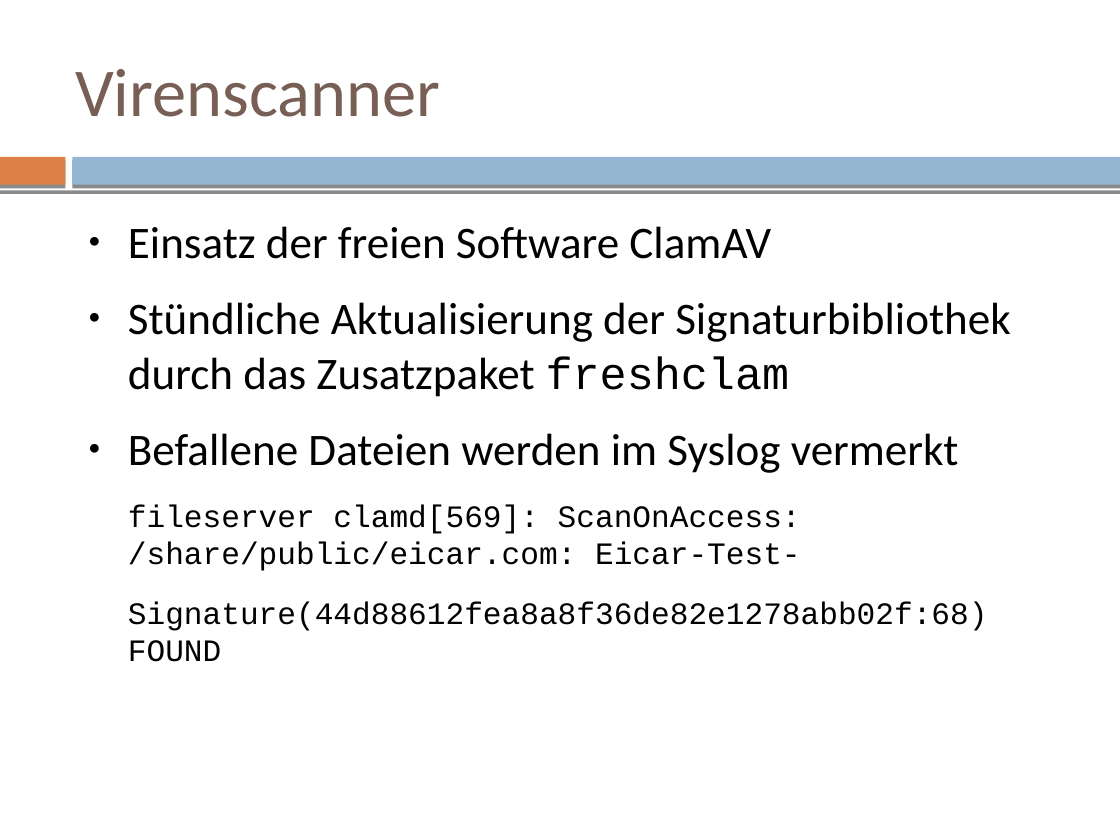
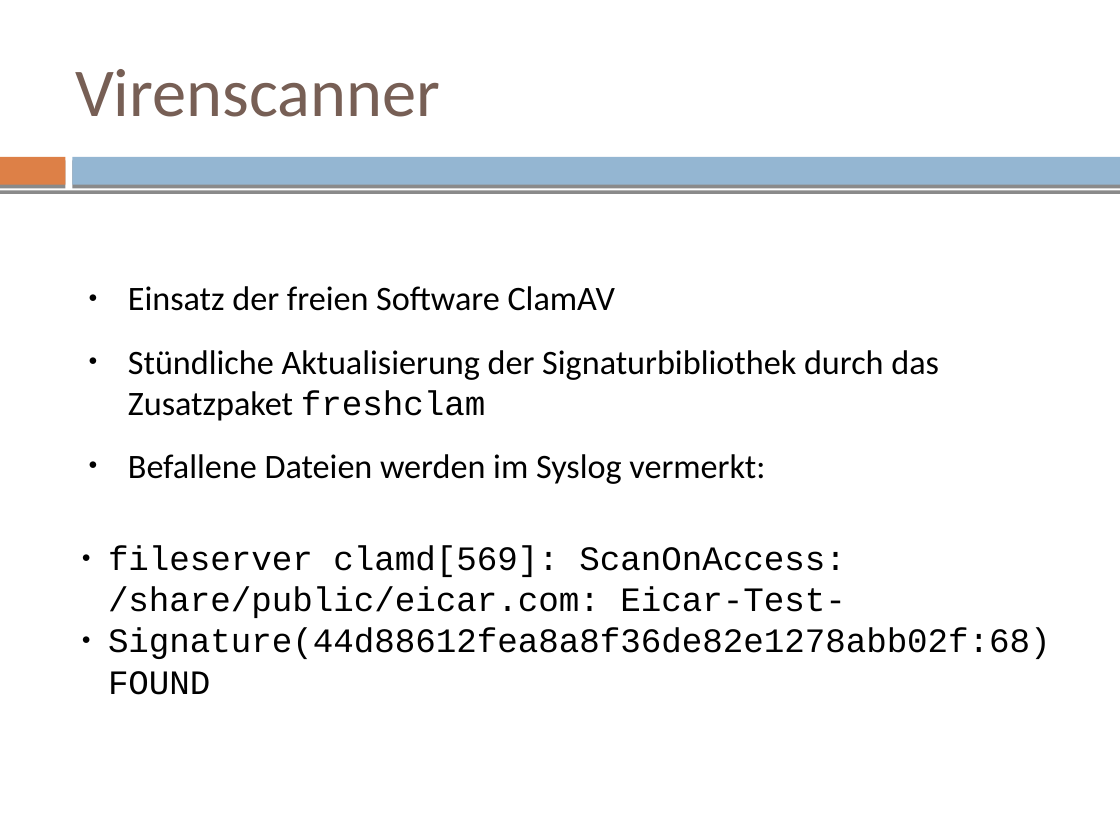
Before and after one commit to mvw/Wilddiebe10, a slide deck: slide 63 of keynote/keynote.odp (slide 64 before the commit). Drawn at 1120x840 pixels with LibreOffice and Linux fonts; fonts in the diff are those of the drawing. Boxes give left, top, right and bottom in pixels: in the first picture for what was removed or moved away, otherwise in the second. Text is boxed around its words. In the diff, an @@ line names an element or a change of style, - is before the commit and + after.

Commit message:
keynote: Remove some slides and equalize formats and styles

```diff
--- a/keynote/keynote.odp
+++ b/keynote/keynote.odp
@@ text at [128, 286, 939, 421]: size 29 to 22 pt in "Einsatz der freien Software ClamAV", "Stündliche Aktualisierung der Signaturbibliothek durch das Z ..." @@
@@ text at [128, 454, 765, 484]: text changed; size 20 to 22 pt; font Courier New to Calibri @@
-● Befallene Dateien werden im Syslog vermerkt
-fileserver clamd[569]: ScanOnAccess: /share/public/eicar.com: Eicar-Test-
-Signature(44d88612fea8a8f36de82e1278abb02f:68) FOUND
+● Befallene Dateien werden im Syslog vermerkt:
@@ text added at [108, 545, 1051, 695], 22 pt, text #000000 @@
+● fileserver clamd[569]: ScanOnAccess: /share/public/eicar.com: Eicar-Test-
+● Signature(44d88612fea8a8f36de82e1278abb02f:68) FOUND
```
Also in this commit, not shown: 36 other slides changed, 3 slides added, 5 slides removed.
